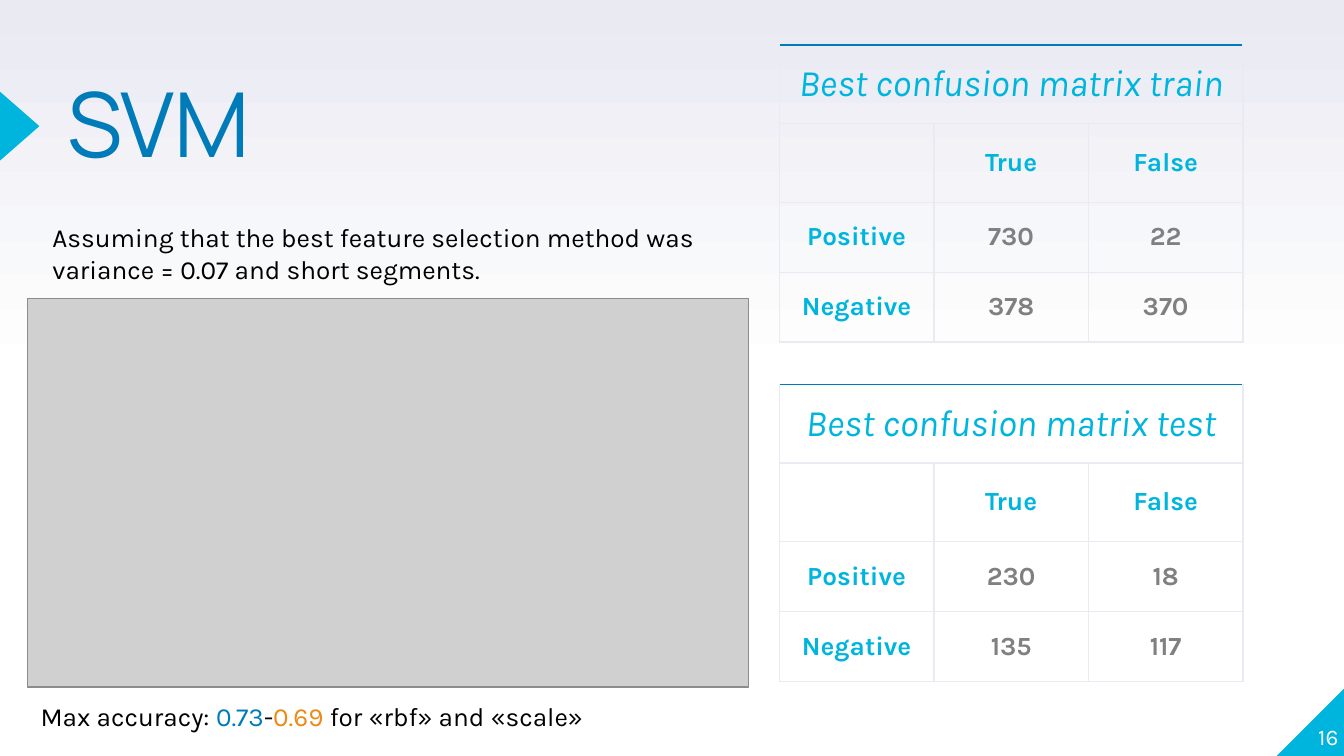
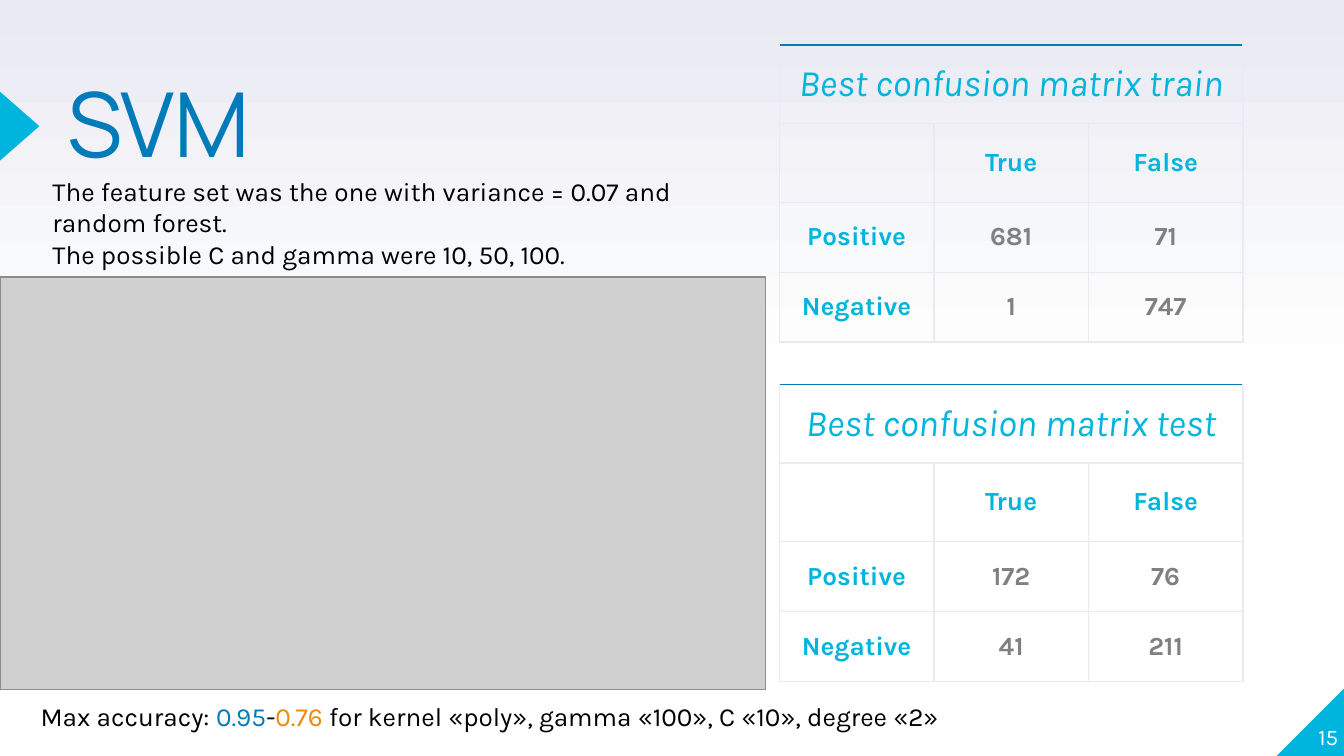
Before and after one commit to veneresabrina/Bioinfo, a slide deck: slide 15 of PRESENTAZIONE.pptx (slide 16 before the commit). Drawn at 1344x756 pixels with LibreOffice and Linux fonts; fonts in the diff are those of the drawing; grey boxes stand for pictures. Boxes give left, top, right and bottom in pixels: in the first picture for what was removed or moved away, otherwise in the second. Text is boxed around its words. In the diff, an @@ line names an element or a change of style, - is before the commit and + after.

```diff
--- a/PRESENTAZIONE.pptx
+++ b/PRESENTAZIONE.pptx
@@ table at [780, 46, 1243, 343] @@
-row 3, column 2: 730
+row 3, column 2: 681
-row 3, column 3: 22
+row 3, column 3: 71
-row 4, column 2: 378
+row 4, column 2: 1
-row 4, column 3: 370
+row 4, column 3: 747
@@ text at [52, 183, 671, 270]: text changed @@
-Assuming that the best feature selection method was variance = 0.07 and short segments.
+The feature set was the one with variance = 0.07 and random forest.
+The possible C and gamma were 10, 50, 100.
@@ picture: place and size @@
-picture at [27, 298, 749, 687]
+picture at [0, 277, 765, 689]
@@ table at [780, 384, 1243, 681] @@
-row 3, column 2: 230
+row 3, column 2: 172
-row 3, column 3: 18
+row 3, column 3: 76
-row 4, column 2: 135
+row 4, column 2: 41
-row 4, column 3: 117
+row 4, column 3: 211
@@ text at [41, 708, 938, 732]: text changed @@
-Max accuracy: 0.73-0.69 for «rbf» and «scale»
+Max accuracy: 0.95-0.76 for kernel «poly», gamma «100», C «10», degree «2»
@@ page number at [1318, 731, 1338, 746]: text changed @@
-16
+15
```
Also in this commit, not shown: 9 other slides changed, 2 slides removed.
